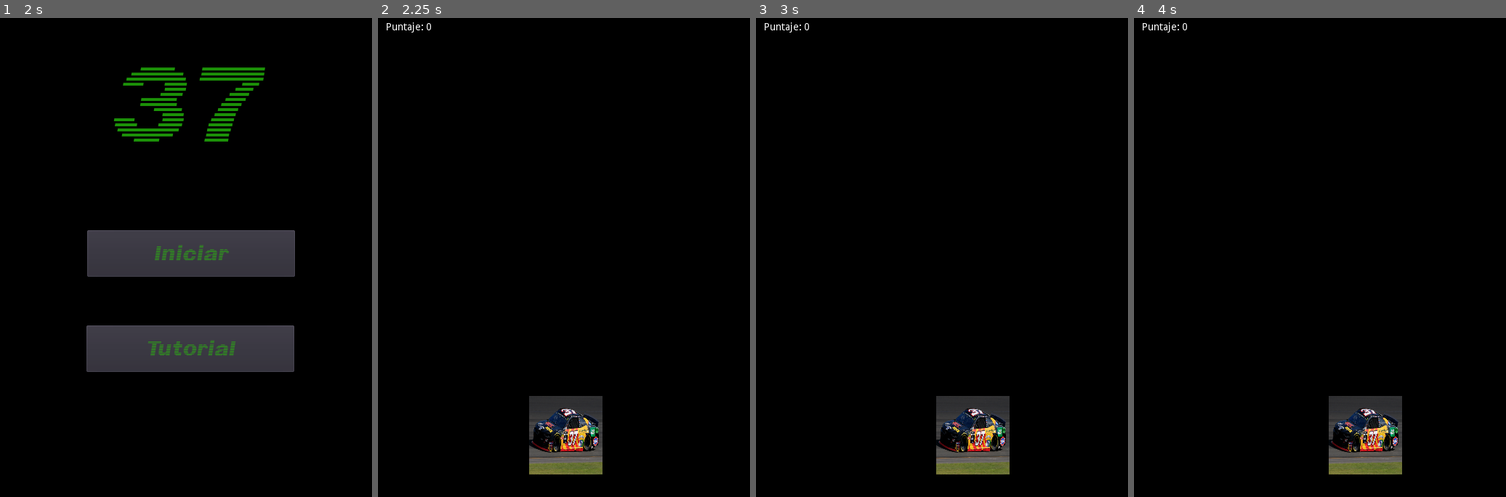
Above: before the commit, frames 1-4 (left to right).
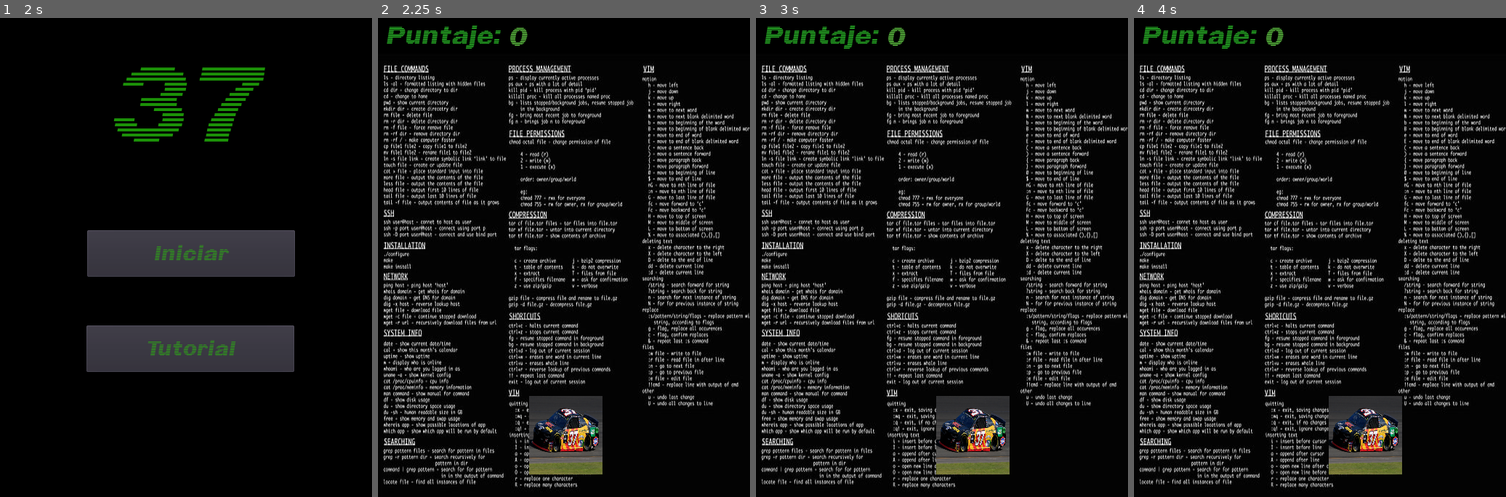
Above: after the commit, the same moments.

Repository: AgustinBosco/37
Game: Godot game, scene res://Escenas/Inicio.tscn
Two runs of this game, one before a commit and one after it. Both use one fixed random seed, a clock stepped at 60 frames per second and the inputs below. Before the commit the project has no main scene; this scene is started directly in both runs.
Inputs:
- Up to frame 1 (2 s): click "Tutorial" at 0.5 s; click "Volver al inicio" at 1.25 s
- Up to frame 2 (2.25 s): click "Iniciar" at 2 s
- Up to frame 3 (3 s): tap Enter at 2.75 s; hold Right (ui_right) from 2.78 s (still down)
- Up to frame 4 (4 s): release Right (ui_right) at 3.53 s; hold Left (ui_left) from 3.53 s (still down)

Frame 1 is identical in both runs. In frame 2, 19% of the frame differs, in the area x 1-100%, y 0-99%; in frame 3, 20%; in frame 4, 20%.

Commit message:
Detalles finales

Diff:
--- a/37(copia)/Escenas/Inicio.gd
+++ b/37(copia)/Escenas/Inicio.gd
@@ -10,12 +10,6 @@
 func _ready():
 	pass # Replace with function body.
 
-
-# Called every frame. 'delta' is the elapsed time since the previous frame.
-#func _process(delta):
-#	pass
-
-
 func _on_Button_pressed():
 	get_tree().change_scene("res://Escenas/Main.tscn")
 
--- a/37(copia)/Escenas/Inicio.tscn
+++ b/37(copia)/Escenas/Inicio.tscn
@@ -1,7 +1,8 @@
-[gd_scene load_steps=5 format=2]
+[gd_scene load_steps=6 format=2]
 
 [ext_resource path="res://Sprites/Linebeam.ttf" type="DynamicFontData" id=1]
 [ext_resource path="res://Escenas/Inicio.gd" type="Script" id=2]
+[ext_resource path="res://musica/VHS Tape Glitch Sound.mp3" type="AudioStream" id=3]
 
 [sub_resource type="DynamicFont" id=2]
 size = 30
@@ -46,5 +47,9 @@
 text = "37"
 align = 1
 
+[node name="AudioStreamPlayer" type="AudioStreamPlayer" parent="."]
+stream = ExtResource( 3 )
+autoplay = true
+
 [connection signal="pressed" from="Button" to="." method="_on_Button_pressed"]
 [connection signal="pressed" from="Button2" to="." method="_on_Button2_pressed"]
--- a/37(copia)/Escenas/Main.gd
+++ b/37(copia)/Escenas/Main.gd
@@ -3,10 +3,11 @@
 var puntos = 0
 
 onready var puntaje = $puntaje
+onready var musica = $AudioStreamPlayer
 
 # Called when the node enters the scene tree for the first time.
 func _ready():
-	pass # Replace with function body.
+	musica.play()
 
 
 func _on_Jugador_SM1():
--- a/37(copia)/Escenas/Main.tscn
+++ b/37(copia)/Escenas/Main.tscn
@@ -1,15 +1,36 @@
-[gd_scene load_steps=6 format=2]
+[gd_scene load_steps=12 format=2]
 
 [ext_resource path="res://Escenas/Jugador.tscn" type="PackedScene" id=1]
 [ext_resource path="res://Escenas/Generador.tscn" type="PackedScene" id=2]
 [ext_resource path="res://Escenas/Main.gd" type="Script" id=3]
 [ext_resource path="res://Escenas/pared.gd" type="Script" id=4]
+[ext_resource path="res://Codigo-binario.jpg" type="Texture" id=5]
+[ext_resource path="res://Sprites/Linebeam.ttf" type="DynamicFontData" id=6]
+[ext_resource path="res://musica/Gwyn Lord of Cinder  Dark Souls Soundtrack.mp3" type="AudioStream" id=7]
+[ext_resource path="res://Escenas/MusicaDeFondo1.tscn" type="PackedScene" id=8]
+
+[sub_resource type="DynamicFont" id=2]
+size = 36
+outline_size = 4
+outline_color = Color( 0, 0, 0, 1 )
+font_data = ExtResource( 6 )
+
+[sub_resource type="DynamicFont" id=3]
+size = 36
+outline_size = 2
+outline_color = Color( 0, 0, 0, 1 )
+font_data = ExtResource( 6 )
 
 [sub_resource type="RectangleShape2D" id=1]
 extents = Vector2( 257.5, 18 )
 
 [node name="Node" type="Node"]
 script = ExtResource( 3 )
+
+[node name="Codigo-binario" type="Sprite" parent="."]
+position = Vector2( 362, 362 )
+scale = Vector2( 1, 1.34945 )
+texture = ExtResource( 5 )
 
 [node name="Jugador" parent="." groups=["Jugador"] instance=ExtResource( 1 )]
 
@@ -18,16 +39,21 @@
 [node name="titulo" type="RichTextLabel" parent="."]
 margin_left = 11.0
 margin_top = 13.0
-margin_right = 124.0
-margin_bottom = 40.0
+margin_right = 187.0
+margin_bottom = 57.0
+custom_colors/default_color = Color( 0.192157, 0.835294, 0.184314, 1 )
+custom_colors/font_color_selected = Color( 0.0941176, 0.686275, 0.133333, 1 )
+custom_fonts/normal_font = SubResource( 2 )
 bbcode_text = "Puntaje:"
 text = "Puntaje:"
 
 [node name="puntaje" type="RichTextLabel" parent="."]
-margin_left = 66.0
-margin_top = 13.0
-margin_right = 106.0
-margin_bottom = 53.0
+margin_left = 179.0
+margin_top = 16.0
+margin_right = 308.0
+margin_bottom = 56.0
+custom_colors/default_color = Color( 0.435294, 0.894118, 0.305882, 1 )
+custom_fonts/normal_font = SubResource( 3 )
 text = "0"
 
 [node name="pared" type="KinematicBody2D" parent="." groups=["pared"]]
@@ -40,6 +66,9 @@
 [node name="CollisionShape2D" type="CollisionShape2D" parent="pared"]
 shape = SubResource( 1 )
 
+[node name="AudioStreamPlayer" parent="." instance=ExtResource( 8 )]
+stream = ExtResource( 7 )
+
 [connection signal="SM1" from="Jugador" to="." method="_on_Jugador_SM1"]
 [connection signal="SM2" from="Jugador" to="." method="_on_Jugador_SM2"]
 [connection signal="SM3" from="Jugador" to="." method="_on_Jugador_SM3"]
--- /dev/null
+++ b/37(copia)/Escenas/MusicaDeFondo1.gd
@@ -0,0 +1 @@
+extends AudioStreamPlayer
--- /dev/null
+++ b/37(copia)/Escenas/MusicaDeFondo1.tscn
@@ -0,0 +1,3 @@
+[gd_scene format=2]
+
+[node name="AudioStreamPlayer" type="AudioStreamPlayer"]
--- a/37(copia)/Escenas/Tutorial.tscn
+++ b/37(copia)/Escenas/Tutorial.tscn
@@ -6,6 +6,7 @@
 [ext_resource path="res://Sprites/HOLA.JPG" type="Texture" id=4]
 [ext_resource path="res://Sprites/fdg.JPG" type="Texture" id=5]
 [ext_resource path="res://Escenas/Tutorial.gd" type="Script" id=6]
+[ext_resource path="res://musica/VHS Tape Glitch Sound.mp3" type="AudioStream" id=7]
 
 [sub_resource type="DynamicFont" id=1]
 size = 70
@@ -78,4 +79,8 @@
 scale = Vector2( 0.187378, 0.194 )
 texture = ExtResource( 4 )
 
+[node name="AudioStreamPlayer" type="AudioStreamPlayer" parent="."]
+stream = ExtResource( 7 )
+autoplay = true
+
 [connection signal="pressed" from="Button" to="." method="_on_Button_pressed"]
--- a/37(copia)/project.godot
+++ b/37(copia)/project.godot
@@ -11,6 +11,7 @@
 [application]
 
 config/name="37"
+run/main_scene="res://Escenas/Inicio.tscn"
 config/icon="res://icon.png"
 
 [display]
Binary file added: 37(copia)/Codigo-binario.jpg
Not shown, added: 37(copia)/Codigo-binario.jpg.import
Not shown: 1 places in 37(copia)/Escenas/Tutorial.tscn that only renumber resources
Not shown, added: 37(copia)/musica/Gwyn Lord of Cinder Dark Souls Soundtrack.mp3.import
Not shown, added: 37(copia)/musica/VHS Tape Glitch Sound.mp3.import
Not shown, added: 37(copia)/musica/Gwyn Lord of Cinder Dark Souls Soundtrack.mp3
Not shown, added: 37(copia)/musica/VHS Tape Glitch Sound.mp3
